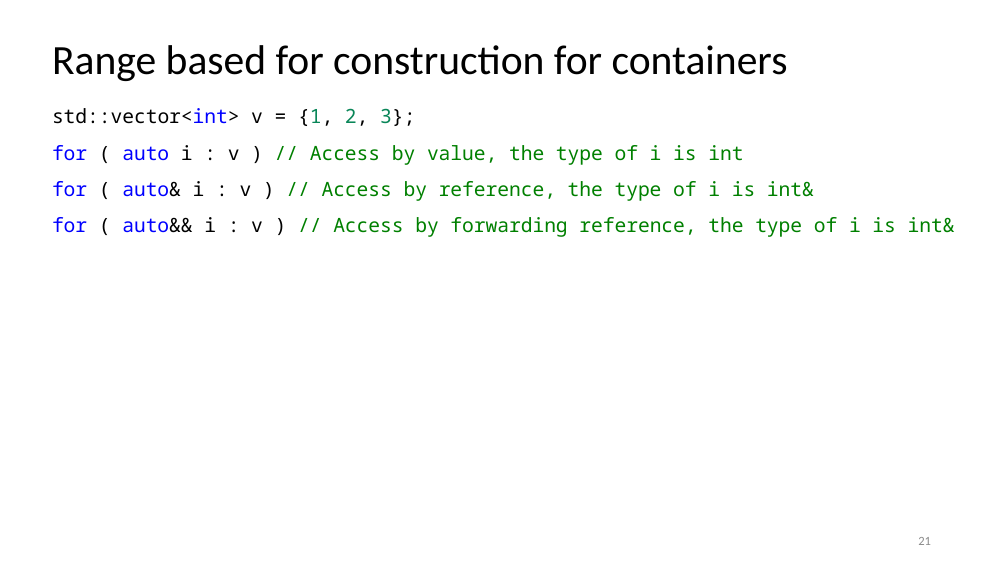
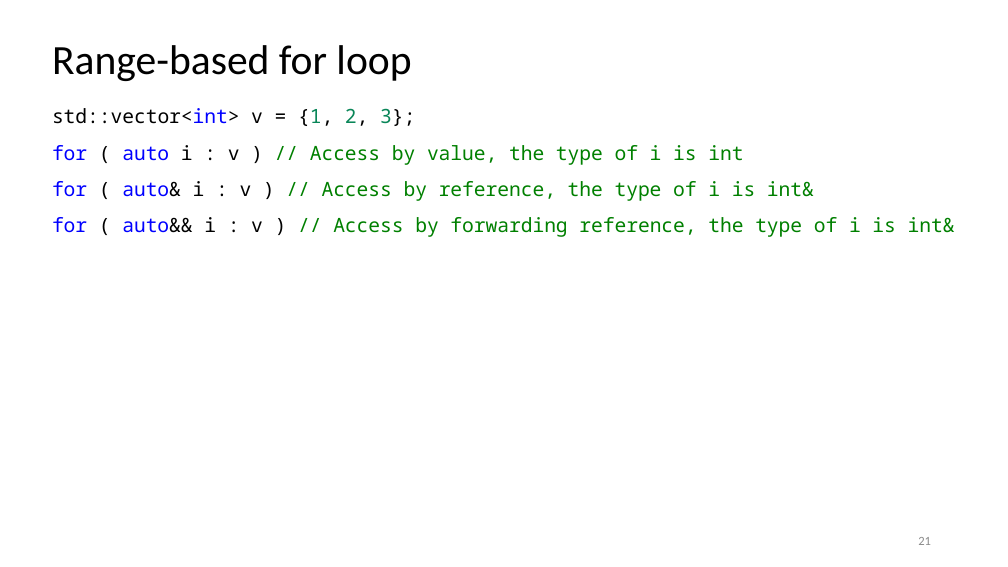
Before and after one commit to rarutyun/cpp-courses, a slide deck: slide 21 of 08_iterators/08_iterators.pptx. Drawn at 1008x567 pixels with LibreOffice and Linux fonts; fonts in the diff are those of the drawing. Boxes give left, top, right and bottom in pixels: in the first picture for what was removed or moved away, otherwise in the second. Text is boxed around its words. In the diff, an @@ line names an element or a change of style, - is before the commit and + after.

```diff
--- a/08_iterators/08_iterators.pptx
+++ b/08_iterators/08_iterators.pptx
@@ title at [52, 45, 411, 81]: text changed @@
-Range based for construction for containers
+Range-based for loop
```
Also in this commit, not shown: 15 other slides changed.
